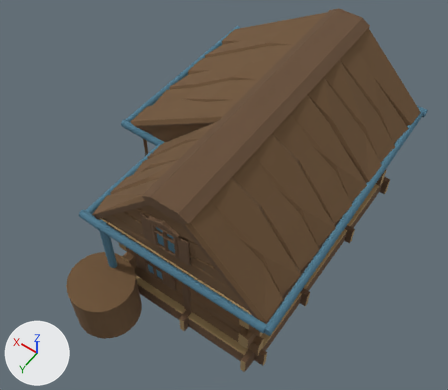
The glTF model model/woodHouse.glbscene.gltf as it was, and as the next commit left it.
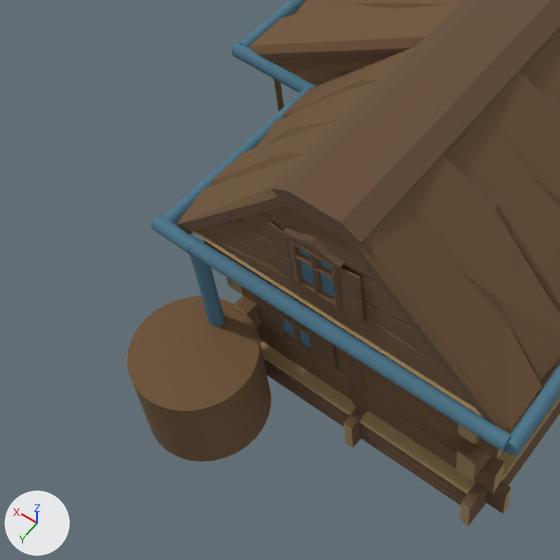
There are two pictures of each version: one whole from a 50 mm camera at (-2.5, 4.41, 7.33) aimed at (0.3, 0.47, 1.15), one close up on the part from 0% to 65% of the width and 25% to 100% of the height. The lights are fixed; the arrows at lower left show +X, +Y and +Z. Where no turn or scale is listed for an object, it has been applied to the vertices.
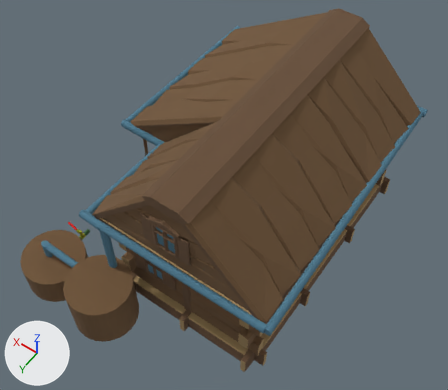
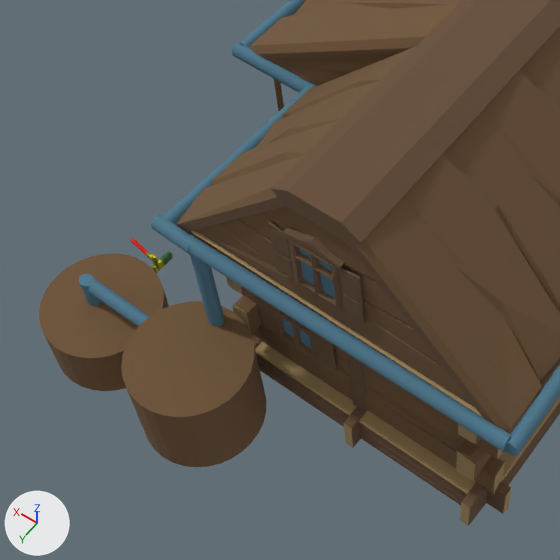
Location of each change, [x1, y1, x2, y2] in pixels of the close-ups (560 x 560 px):
'Cylinder', moved: before [127, 296, 271, 462]; after [121, 301, 266, 467]
'Cylinder.009', added (brown): after [39, 253, 169, 391]
'Cylinder.010', added (blue): after [87, 279, 150, 327]
'Cylinder.011', added: after [79, 274, 102, 306]
'Cube.005', added: after [151, 251, 173, 274]
'Cube.001', added: after [130, 238, 158, 263]

Patch to the scene script:
```diff
--- a/model/woodHouse.glbscene.gltf.py
+++ b/model/woodHouse.glbscene.gltf.py
@@ mat_material_004 @@
+mat_material_004 = principled_material('Material.004')
+mat_material_004.base_color = (0.457, 0.453, 0.0219)  # yellow #b4b329
+mat_material_004.metallic = 0.587
@@ mat_material_005 @@
+mat_material_005 = principled_material('Material.005')
+mat_material_005.base_color = (0.952, 0.0152, 0.0107)  # red #fa211b
+mat_material_005.roughness = 0.849
@@ mat_material_003 @@
+mat_material_003 = principled_material('Material.003')
+mat_material_003.base_color = (0.0303, 0.112, 0.0275)  # dark green #315e2e
@@ mat_blue_009 @@
+mat_blue_009 = principled_material('blue.009')
+mat_blue_009.base_color = (0.076, 0.192, 0.274)  # blue #4e798f
+mat_blue_009.roughness = 1.0
@@ mat_blue_008 @@
+mat_blue_008 = principled_material('blue.008')
+mat_blue_008.base_color = (0.076, 0.192, 0.274)  # blue #4e798f
+mat_blue_008.roughness = 1.0
@@ mat_wood3_001 @@
+mat_wood3_001 = principled_material('wood3.001')
+mat_wood3_001.base_color = (0.163, 0.0909, 0.0402)  # brown #705538
+mat_wood3_001.roughness = 1.0
@@ me_cube_006 @@
+me_cube_006.from_pydata(...)  # 2001 vertices, 3968 faces; spans x -6.7..0.89, y -0.94..0.93, z -3.29..-0.56
+# faces by material slot: [2816, 1152]
+me_cube_006.materials.append(mat_material_004)  # yellow #b4b329
+me_cube_006.materials.append(mat_material_005)  # red #fa211b
@@ me_cube @@
+me_cube.from_pydata(...)  # 4561 vertices, 9088 faces; spans x -0.9..0.9, y -34.1..8.5, z -0.6..2.2
+# faces by material slot: [4864, 4224]
+me_cube.materials.append(mat_material_003)  # dark green #315e2e
+me_cube.materials.append(mat_material_004)  # yellow #b4b329
@@ me_cylinder_012 @@
+me_cylinder_012.from_pydata(...)  # a 32-sided cylinder along z spanning x -0.057..0.057, y -0.047..0.047, z -0.279..0.279
+me_cylinder_012.materials.append(mat_blue_009)  # blue #4e798f
@@ me_cylinder_011 @@
+me_cylinder_011.from_pydata(...)  # 64 vertices, 124 faces; spans x -0.367..0.367, y -0.05..0.05, z -0.059..0.059
+me_cylinder_011.materials.append(mat_blue_008)  # blue #4e798f
@@ me_cylinder_010 @@
+me_cylinder_010.from_pydata(...)  # a 32-sided cylinder along z spanning x -0.416..0.416, y -0.419..0.419, z -0.225..0.225
+me_cylinder_010.materials.append(mat_wood3_001)  # brown #705538
@@ ob_cylinder @@
 ob_cylinder = bpy.data.objects.new('Cylinder', me_cylinder)
-ob_cylinder.location = (0.931, 2.16, 0.386)
+ob_cylinder.location = (0.931, 2.21, 0.386)
@@ ob_cube_001 @@
+ob_cube_001 = bpy.data.objects.new('Cube.001', me_cube_006)
+ob_cube_001.location = (1.837, 1.651, 0.362)
+ob_cube_001.rotation_euler = (0.0, 0.0, 0.00435)  # degrees (0, 0, 0.2)
+ob_cube_001.scale = (-0.0313, -0.0163, -0.04)
@@ ob_cube_005 @@
+ob_cube_005 = bpy.data.objects.new('Cube.005', me_cube)
+ob_cube_005.location = (1.837, 1.651, 0.362)
+ob_cube_005.scale = (-0.0313, -0.0163, -0.04)
@@ ob_cylinder_011 @@
+ob_cylinder_011 = bpy.data.objects.new('Cylinder.011', me_cylinder_012)
+ob_cylinder_011.location = (1.888, 2.163, 0.445)
@@ ob_cylinder_010 @@
+ob_cylinder_010 = bpy.data.objects.new('Cylinder.010', me_cylinder_011)
+ob_cylinder_010.location = (1.487, 2.158, 0.676)
@@ ob_cylinder_009 @@
+ob_cylinder_009 = bpy.data.objects.new('Cylinder.009', me_cylinder_010)
+ob_cylinder_009.location = (1.821, 2.16, 0.259)
```
